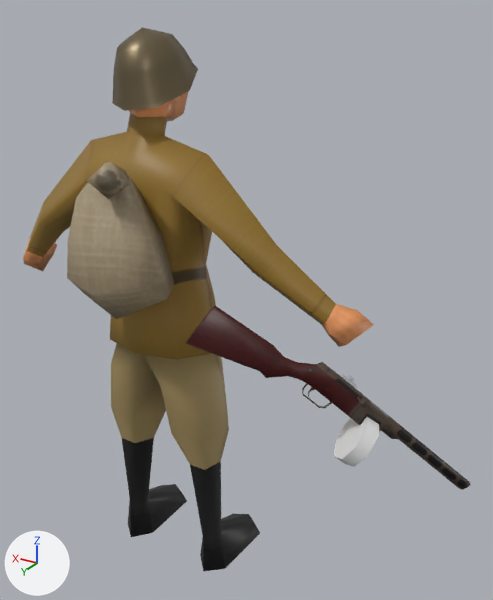
One commit to the FBX model Assets/Models/SR_ANIM_V_0_3.fbx: the scene before it, then after it.
Both versions are drawn from a 50 mm camera at (-1.235, 1.561, 1.822) aimed at (-0.295, -0.005, 1.039). Lighting does not change. The marker at lower left points along +X, +Y and +Z. Where no turn or scale is listed for an object, it has been applied to the vertices.

Names of what the first picture shows: 'Helmet', 'PPSH', 'PPSH_Magazine', 'Shutter', 'Soldier_SR', 'Spine_Bag'.
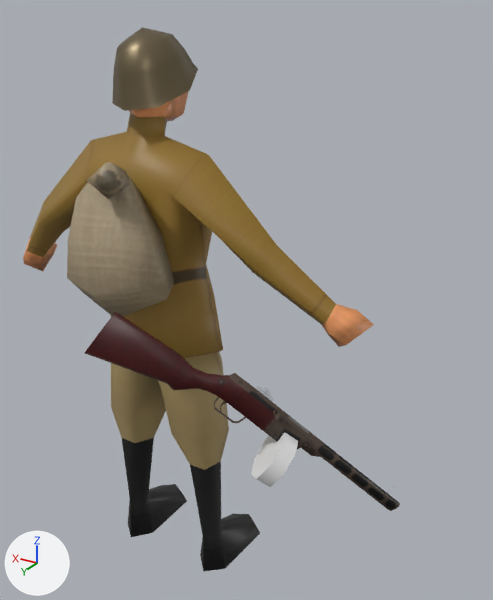
What differs and where, as boxes [x1, y1, x2, y2] in the pictures (493 x 600 px):
'PPSH', moved
    before: [185, 306, 471, 490]
    after: [84, 312, 400, 511]
'PPSH_Magazine', moved
    before: [334, 417, 379, 467]
    after: [251, 432, 298, 487]
'Shutter', moved
    before: [357, 396, 365, 404]
    after: [273, 410, 280, 419]

Diff of the bpy script that builds the scene:
```diff
--- a/Assets/Models/SR_ANIM_V_0_3.fbx.py
+++ b/Assets/Models/SR_ANIM_V_0_3.fbx.py
@@ ob_shutter @@
 ob_shutter = bpy.data.objects.new('Shutter', me_cube_002)
-ob_shutter.location = (-0.696, 0.098, 0.895)
+ob_shutter.location = (-0.576, 0.328, 0.938)
@@ ob_ppsh_magazine @@
 ob_ppsh_magazine = bpy.data.objects.new('PPSH_Magazine', me_cylinder_002)
-ob_ppsh_magazine.location = (-0.706, 0.118, 0.778)
+ob_ppsh_magazine.location = (-0.586, 0.347, 0.822)
@@ ob_ppsh @@
 ob_ppsh = bpy.data.objects.new('PPSH', me_cube_003)
-ob_ppsh.location = (-0.556, 0.175, 0.966)
+ob_ppsh.location = (-0.436, 0.404, 1.009)
```
